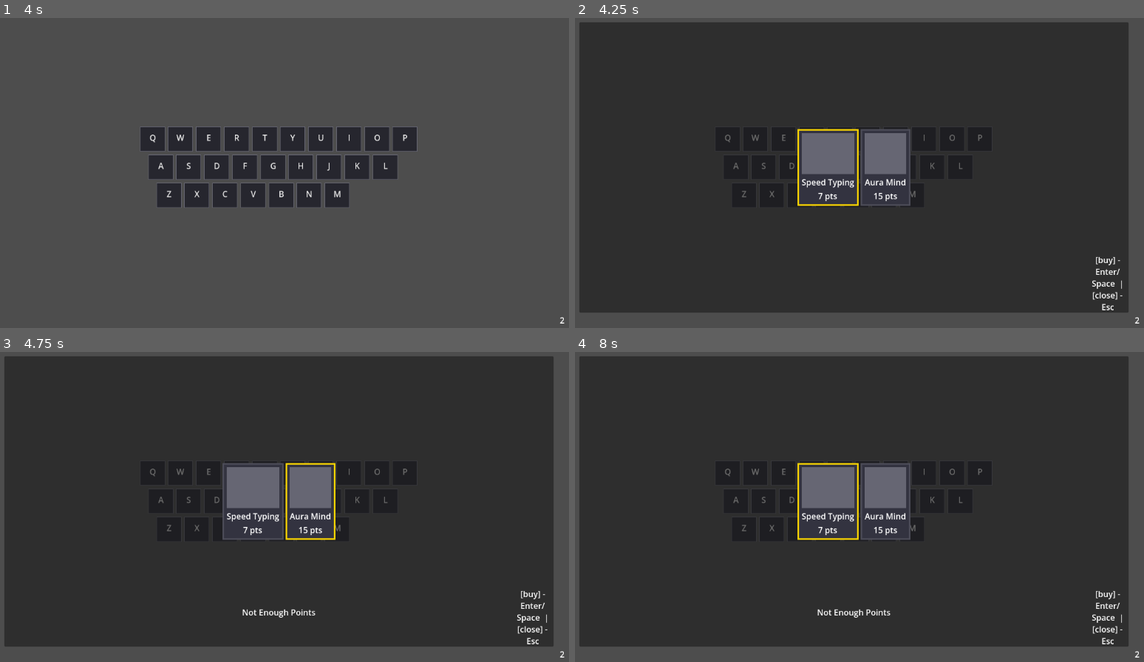
Above: before the commit, frames 1-4 (two rows, left to right).
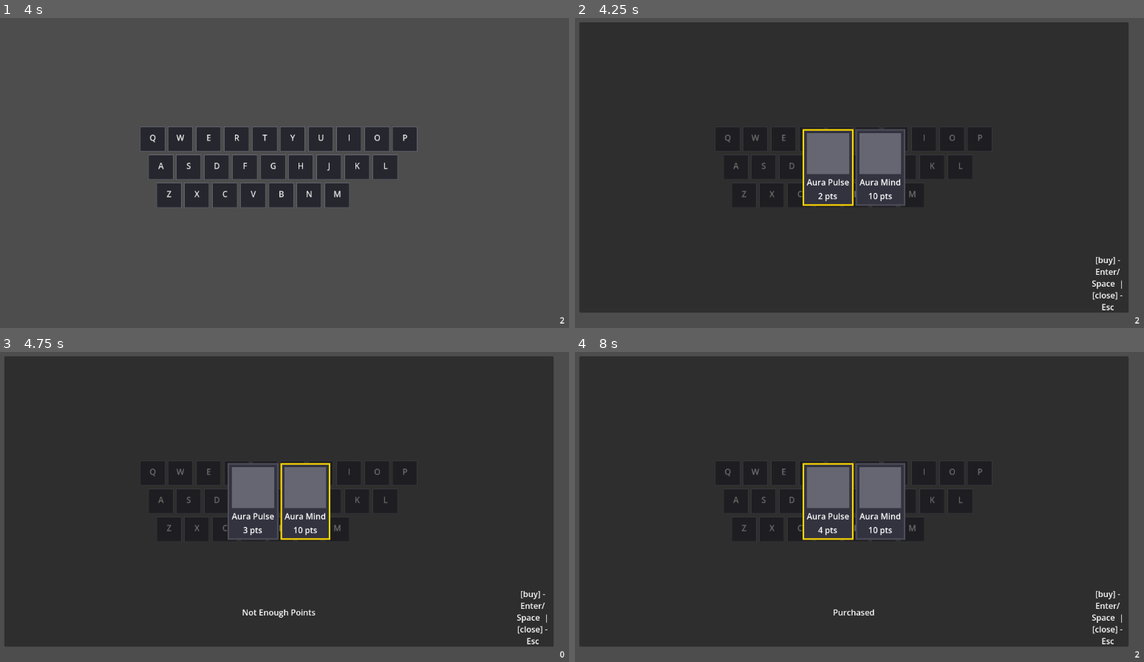
Above: after the commit, the same moments.

Repository: PeachDew/typing-idle-mmo
Game: Godot game, scene res://scenes/main.tscn
Two runs of this game, one before a commit and one after it. Both use one fixed random seed, a clock stepped at 60 frames per second and the inputs below.
Inputs:
- Up to frame 1 (4 s): tap Enter at 0.5, 0.6, 3.05, 3.5, 3.6 s; hold Right 0.53-1.28 s; tap Space at 0.77, 1.07, 1.25, 1.52, 1.82, 2.3, 2.85, 3.02, 3.32, 3.77 s; tap Keypad Enter at 0.8, 1.35, 3.8 s; hold Down 1.28-2.03 s; tap K at 1.55, 2.1 s; hold Right 2.03-2.78 s; hold Up 2.78-3.53 s; hold Left from 3.53 s (still down)
- Up to frame 2 (4.25 s): keep holding Left; tap Space at 4.07 s; tap Escape at 4.15 s
- Up to frame 3 (4.75 s): keep holding Left; tap Keypad Enter at 4.35 s; tap Space at 4.52 s; tap K at 4.55 s
- Up to frame 4 (8 s): tap Space at 4.82, 5, 5.3, 6.02, 6.32, 6.5, 6.77, 7.07, 7.52, 7.82 s; release Left at 5.03 s; hold Down 5.03-5.78 s; tap H at 5.1 s; tap Enter at 5.75, 6.05 s; hold Right 5.78-6.53 s; tap L at 5.85 s; hold Up 6.53-7.28 s; tap K at 6.6, 7.55 s; tap Keypad Enter at 6.8 s; hold Right from 7.28 s (still down); tap J at 7.35 s

Frame 1 is identical in both runs. In frame 2, 1.4% of the frame differs, in the area x 39-59%, y 35-61%; in frame 3, 1.4%; in frame 4, 1.6%, in the area x 39-59%, y 35-86%.

Commit message:
refactor: replace inner Upgrade class with Resource-based definitions
- Add UpgradeDefinition resource (id, name, base_cost, cost_multiplier)
- Create .tres definitions for basic_keypress_boost and basic_aura_per_tick_boost
- Auto-load .tres files from resources/ directory
- Replace array index lookups with string ID-based public API
- Wire aura_manager, main, and pause_menu to new API

Diff:
--- a/autoload/aura_manager.gd
+++ b/autoload/aura_manager.gd
@@ -15,5 +15,5 @@
 	idle_timer.start()
 
 func _on_idle_tick() -> void:
-	AuraManager.aura += UpgradeManager.upgrades[1].level - 1
+	AuraManager.aura += UpgradeManager.get_level("basic_keypress_boost")
 	aura_changed.emit()
--- a/autoload/upgrade_manager.gd
+++ b/autoload/upgrade_manager.gd
@@ -1,37 +1,58 @@
 extends Node
 
-class Upgrade:
-	var name: String
-	var base_cost: int
-	var level: int = 1
-	var cost_multiplier: float = 1.5
-	var effect_ids: PackedStringArray
+var upgrade_data: Dictionary[String, UpgradeDefinition] = {}
+var upgrade_levels: Dictionary[String, int] = {}
 
-	func _init(p_name: String, p_base_cost: int, p_effect_ids: PackedStringArray) -> void:
-		name = p_name
-		base_cost = p_base_cost
-		effect_ids = p_effect_ids
-
-	func get_cost() -> int:
-		return int(base_cost * pow(cost_multiplier, level))
-
-var upgrades: Array[Upgrade] = []
 signal purchase_completed(success: bool)
 
-func on_upgrade_purchase_attempt(index: int) -> bool:
+
+func on_upgrade_purchase_attempt(id: String) -> bool:
 	# connected in pause_menu.gd
-	var upgrade: Upgrade = upgrades[index]
-	if AuraManager.aura >= upgrade.get_cost():
-		AuraManager.aura -= upgrade.get_cost()
+	var upgrade_cost: int = get_cost(id)
+	if AuraManager.aura >= upgrade_cost:
+		AuraManager.aura -= upgrade_cost
 		AuraManager.aura_changed.emit()
-		upgrade.level += 1
+		upgrade_levels[id] += 1
 		purchase_completed.emit(true)
 		return true
 	purchase_completed.emit(false)
 	return false
 
+
+func _load_upgrade_resources(path: String = "res://resources/"):
+	var dir = DirAccess.open(path)
+	if dir:
+		dir.list_dir_begin()
+		var file_name = dir.get_next()
+		while file_name != "":
+			if file_name == "." or file_name == "..":
+				continue
+			if file_name.ends_with(".tres"):
+				var res: Resource = load(path + file_name)
+				if not res is UpgradeDefinition:
+					continue
+				var def: UpgradeDefinition = res
+				upgrade_data[def.id] = def
+				upgrade_levels[def.id] = 0
+			file_name = dir.get_next()
+
+
+func get_level(id: String) -> int:
+	return upgrade_levels[id]
+
+
+func get_upgrade_name(id: String) -> String:
+	return upgrade_data[id].name
+
+
+func get_cost(id: String) -> int:
+	var upgrade: UpgradeDefinition = upgrade_data[id]
+	return int(upgrade.base_cost * pow(upgrade.cost_multiplier, upgrade_levels[id]))
+
+
+func get_all_ids() -> Array:
+	return upgrade_data.keys()
+
+
 func _ready() -> void:
-	upgrades = [
-		Upgrade.new("Speed Typing", 5, PackedStringArray(["up_base_points"])),
-		Upgrade.new("Aura Mind", 10, PackedStringArray(["up_points_p_sec"])),
-	]
+	_load_upgrade_resources()
--- /dev/null
+++ b/resources/basic_aura_per_tick_boost.tres
@@ -0,0 +1,10 @@
+[gd_resource type="Resource" script_class="UpgradeDefinition" format=3 uid="uid://d3gca24ihytxy"]
+
+[ext_resource type="Script" uid="uid://7e8kswhl6fyt" path="res://resources/upgrade_definition.gd" id="1_oh1sw"]
+
+[resource]
+script = ExtResource("1_oh1sw")
+id = "basic_aura_per_tick_boost"
+name = "Aura Mind"
+base_cost = 10
+metadata/_custom_type_script = "uid://7e8kswhl6fyt"
--- /dev/null
+++ b/resources/basic_keypress_boost.tres
@@ -0,0 +1,10 @@
+[gd_resource type="Resource" script_class="UpgradeDefinition" format=3 uid="uid://yv0pa8wna1e4"]
+
+[ext_resource type="Script" uid="uid://7e8kswhl6fyt" path="res://resources/upgrade_definition.gd" id="1_n1f8p"]
+
+[resource]
+script = ExtResource("1_n1f8p")
+id = "basic_keypress_boost"
+name = "Aura Pulse"
+base_cost = 2
+metadata/_custom_type_script = "uid://7e8kswhl6fyt"
--- /dev/null
+++ b/resources/upgrade_definition.gd
@@ -0,0 +1,7 @@
+class_name UpgradeDefinition
+extends Resource
+
+@export var id: String = "upgrade_id"
+@export var name: String = "Upgrade Name"
+@export var base_cost: int = 0
+@export var cost_multiplier: float = 1.5
--- a/scenes/main.gd
+++ b/scenes/main.gd
@@ -12,5 +12,5 @@
 	counter.text = str(AuraManager.aura)
 
 func _on_key_pressed(_label: String) -> void:
-	AuraManager.aura += 0 + UpgradeManager.upgrades[0].level
+	AuraManager.aura += 1 + UpgradeManager.get_level("basic_keypress_boost")
 	counter.text = str(AuraManager.aura)
--- a/scenes/pause_menu.gd
+++ b/scenes/pause_menu.gd
@@ -2,7 +2,7 @@
 extends Panel
 ## Semi-transparent pause menu overlay. Toggle visibility via Escape.
 
-signal upgrade_purchase_attempt(index: int)
+signal upgrade_purchase_attempt(index: String)
 
 @export var border_margin := 40.0:
 	set(v):
@@ -30,12 +30,14 @@
 
 var _feedback_timer := 0.0
 
+
 func on_upgrade_manager_purchase_complete(purchase_success: bool):
 	if purchase_success:
 		show_feedback("Purchased")
 		refresh_costs()
 	else:
 		show_feedback("Not Enough Points")
+
 
 func _ready() -> void:
 	_update_anchors()
@@ -78,7 +80,8 @@
 			accept_event()
 			return
 		if event.keycode in [KEY_ENTER, KEY_KP_ENTER, KEY_SPACE]:
-			upgrade_purchase_attempt.emit(selected_index)
+			var upgrade_id: String = UpgradeManager.get_all_ids()[selected_index]
+			upgrade_purchase_attempt.emit(upgrade_id)
 			accept_event()
 
 
@@ -103,12 +106,12 @@
 		return
 	var labels := _get_desc_labels()
 	var cost_labels := _get_cost_labels()
-	var upgrades := UpgradeManager.upgrades
-	for i in upgrades.size():
+	for i in UpgradeManager.get_all_ids().size():
+		var upgrade_id: String = UpgradeManager.get_all_ids()[i]
 		if i < labels.size():
-			labels[i].text = upgrades[i].name
+			labels[i].text = UpgradeManager.get_upgrade_name(upgrade_id)
 		if i < cost_labels.size():
-			cost_labels[i].text = str(upgrades[i].get_cost()) + " pts"
+			cost_labels[i].text = str(UpgradeManager.get_cost(upgrade_id)) + " pts"
 
 
 func _update_anchors() -> void:
Not shown, added: resources/upgrade_definition.gd.uid
